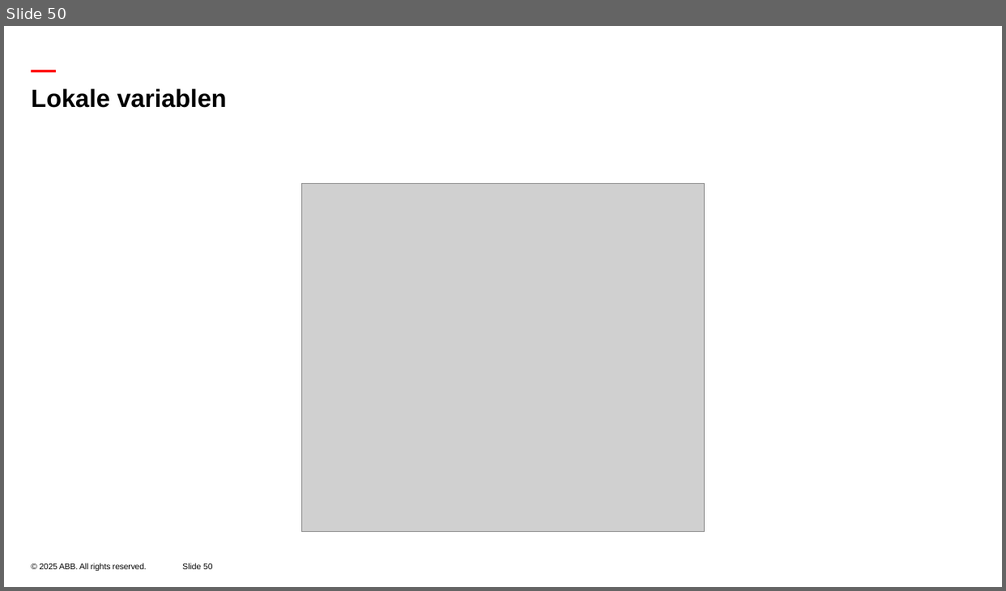
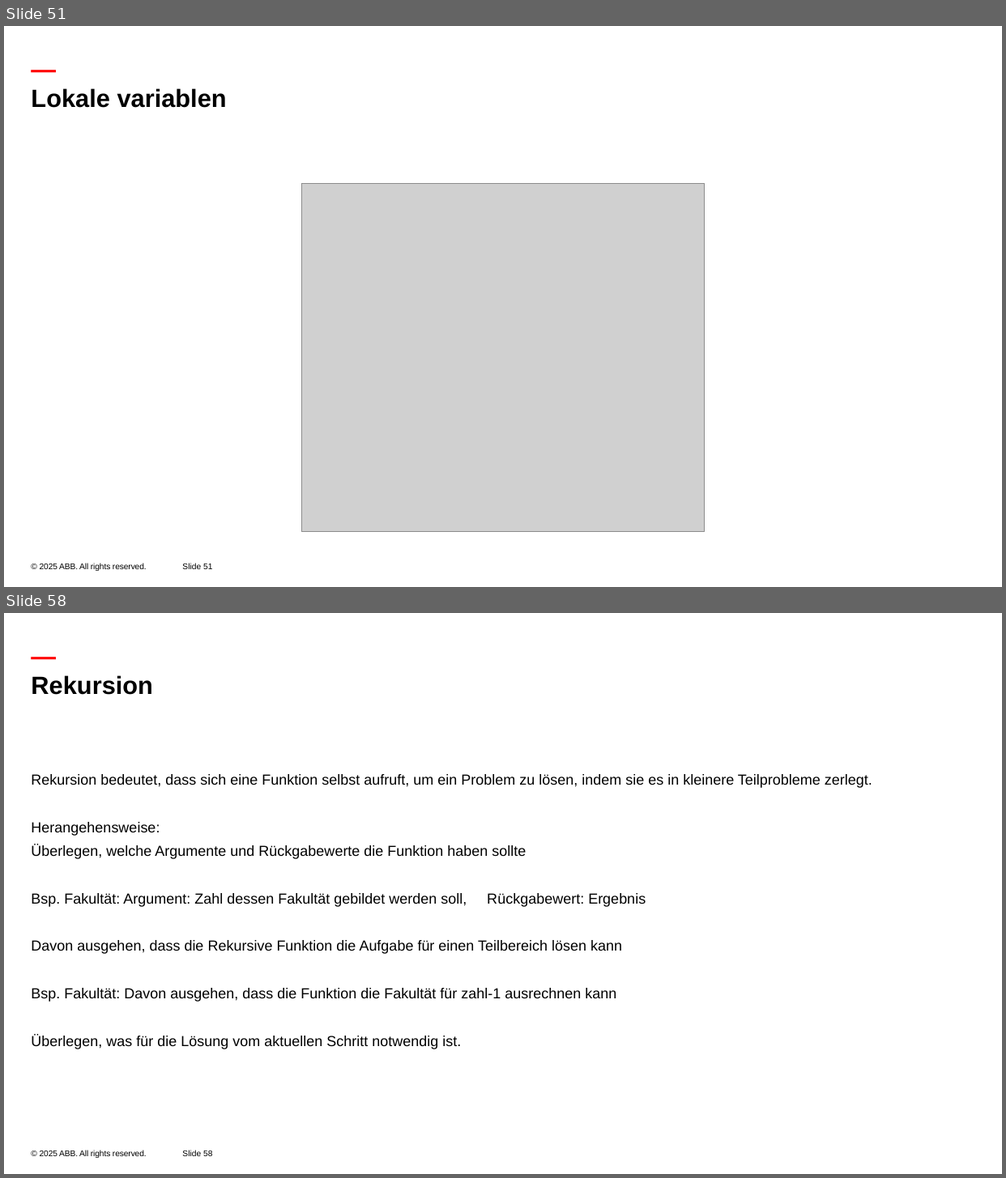
Before and after one commit to luisEM2/Programmieren-Vorpraktikum, a slide deck: 3 Zahlen.pptx. Shown one above the other, each under a label of ours: slide 50 before the commit, slides 51 and 58 after it; the slides between them are not shown. The pictures are 1006x591 and 1006x1178 pixels, drawn with LibreOffice and Linux fonts; fonts in the diff are those of the drawing; grey boxes stand for pictures; background and template pictures are left out. Boxes give left, top, right and bottom in pixels: in the first picture for what was removed or moved away, otherwise in the second. Text is boxed around its words. In the diff, an @@ line names an element or a change of style, - is before the commit and + after.

```diff
--- a/3 Zahlen.pptx
+++ b/3 Zahlen.pptx
@@ slide 58 added at (4, 613, 1002, 1174), background #FFFFFF; not listed: 3 template elements that a slide beside it also shows @@
@@ title added at (31, 675, 153, 695), 24 pt, text #000000, bold @@
+Rekursion
@@ text added at (31, 774, 872, 1050), 14 pt, text #000000 @@
+Rekursion bedeutet, dass sich eine Funktion selbst aufruft, um ein Problem zu lösen, indem sie es in kleinere Teilprobleme zerlegt.
+Herangehensweise:
+Überlegen, welche Argumente und Rückgabewerte die Funktion haben sollte
+Bsp. Fakultät: Argument: Zahl dessen Fakultät gebildet werden soll, Rückgabewert: Ergebnis
+Davon ausgehen, dass die Rekursive Funktion die Aufgabe für einen Teilbereich lösen kann
+Bsp. Fakultät: Davon ausgehen, dass die Funktion die Fakultät für zahl-1 ausrechnen kann
+Überlegen, was für die Lösung vom aktuellen Schritt notwendig ist.
@@ what was slide 50 is now slide 51 @@
@@ page number at (182, 564, 212, 570): text changed @@
-Slide 50
+Slide 51
```
Also in this commit, not shown: 2 slides changed, 11 other slides added, 15 other files.
